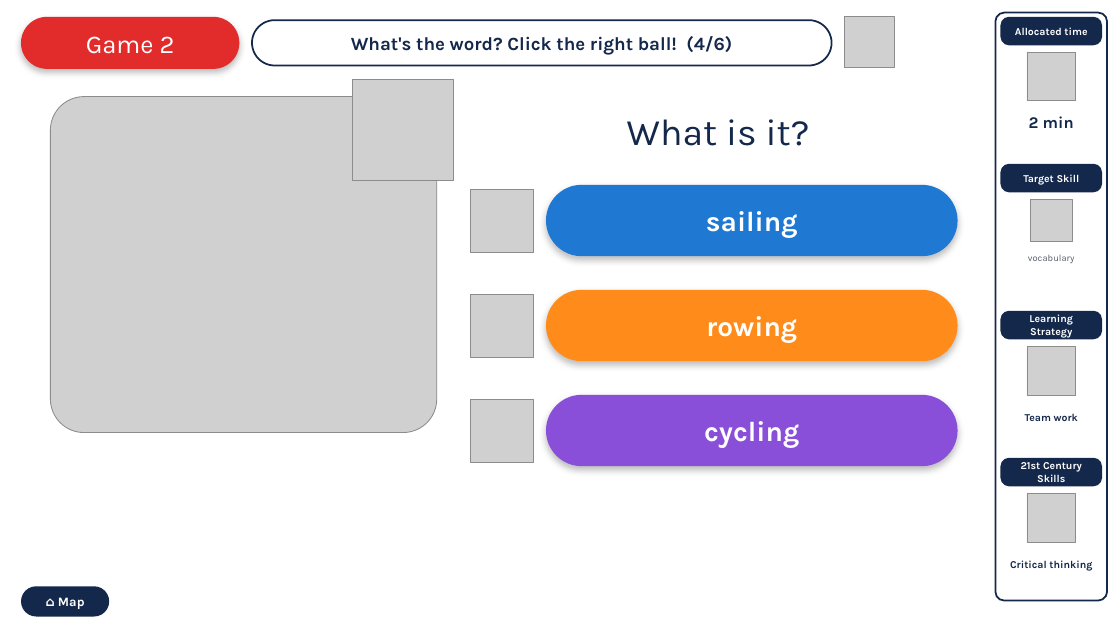
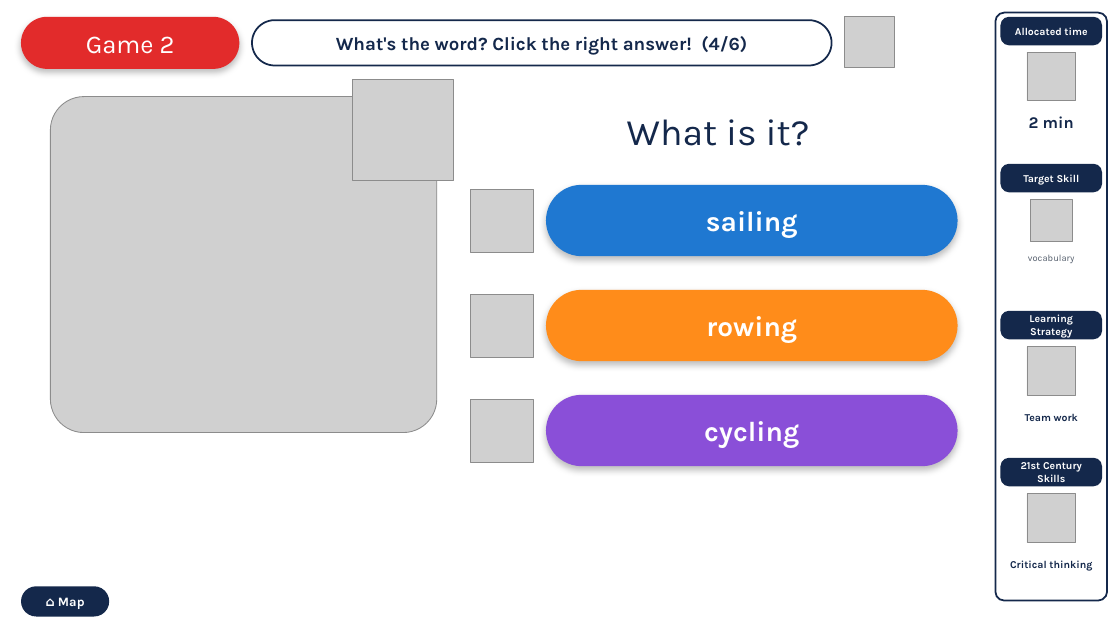
Before and after one commit to almanhal-school/almanhal-school.github.io, a slide deck: slide 21 of downloads/G4-Test2-Revision.pptx. Drawn at 1120x630 pixels with LibreOffice and Linux fonts; fonts in the diff are those of the drawing; grey boxes stand for pictures; background and template pictures are left out. Boxes give left, top, right and bottom in pixels: in the first picture for what was removed or moved away, otherwise in the second. Text is boxed around its words. In the diff, an @@ line names an element or a change of style, - is before the commit and + after.

```diff
--- a/downloads/G4-Test2-Revision.pptx
+++ b/downloads/G4-Test2-Revision.pptx
@@ text in rounded rectangle at (x1=336, y1=36, x2=747, y2=55): text changed @@
-What's the word? Click the right ball! (4/6)
+What's the word? Click the right answer! (4/6)
```
Also in this commit, not shown: 10 other slides changed.
